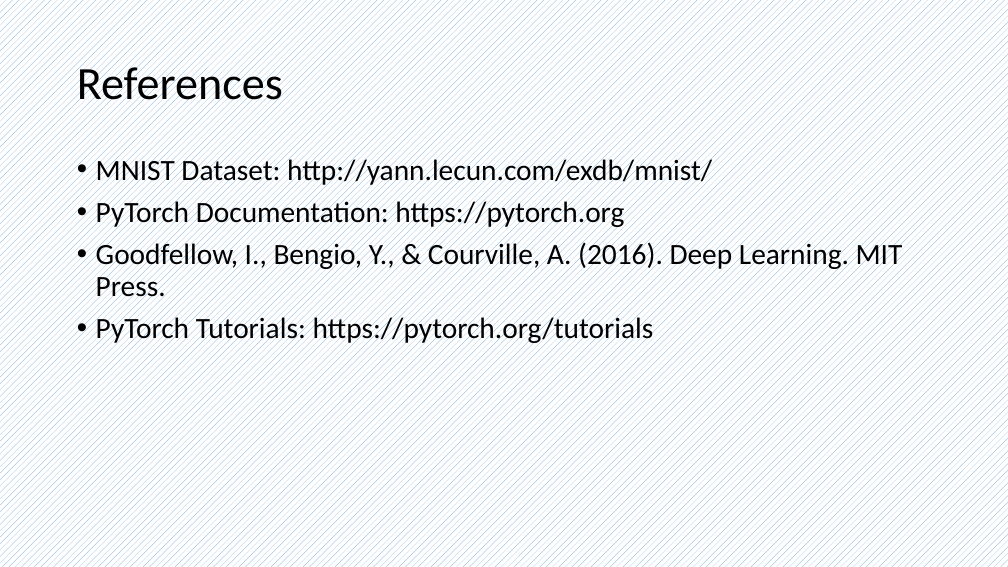
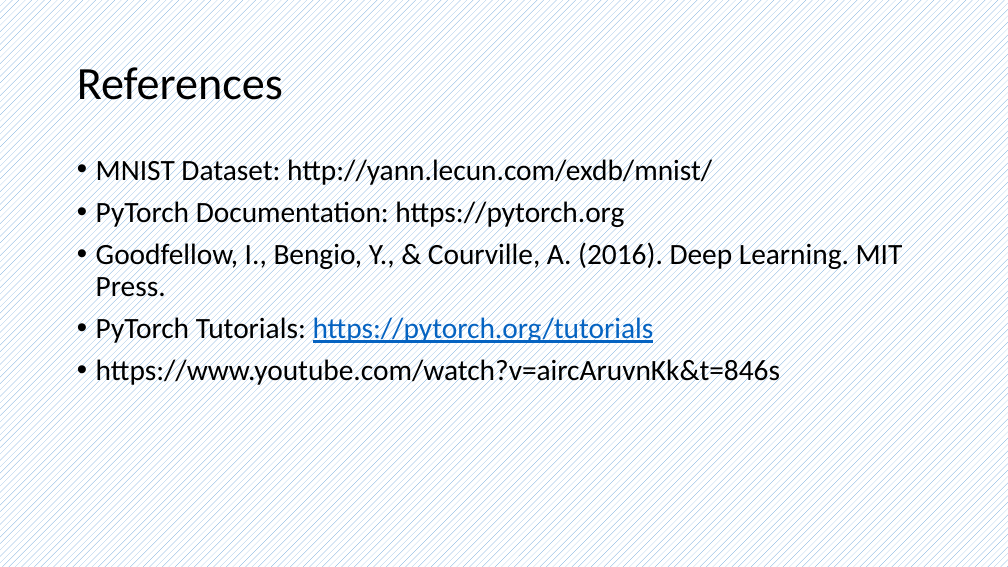
Before and after one commit to frankwxu/AI4DigitalForensics, a slide deck: slide 43 of CYFI445/lectures/09_multiclass_classification_cnn_n_to_n/0_cnn_concepts.pptx. Drawn at 1008x567 pixels with LibreOffice and Linux fonts; fonts in the diff are those of the drawing; background and template pictures are left out. Boxes give left, top, right and bottom in pixels: in the first picture for what was removed or moved away, otherwise in the second. Text is boxed around its words. In the diff, an @@ line names an element or a change of style, - is before the commit and + after.

```diff
--- a/CYFI445/lectures/09_multiclass_classification_cnn_n_to_n/0_cnn_concepts.pptx
+++ b/CYFI445/lectures/09_multiclass_classification_cnn_n_to_n/0_cnn_concepts.pptx
@@ text at (96, 314, 654, 346): text colour #000000 to #0563C1, underline on in "https://pytorch.org/tutorials" @@
@@ text at (96, 356, 780, 388): paragraph added @@
+• https://www.youtube.com/watch?v=aircAruvnKk&t=846s
```
Also in this commit, not shown: 1 other file.
